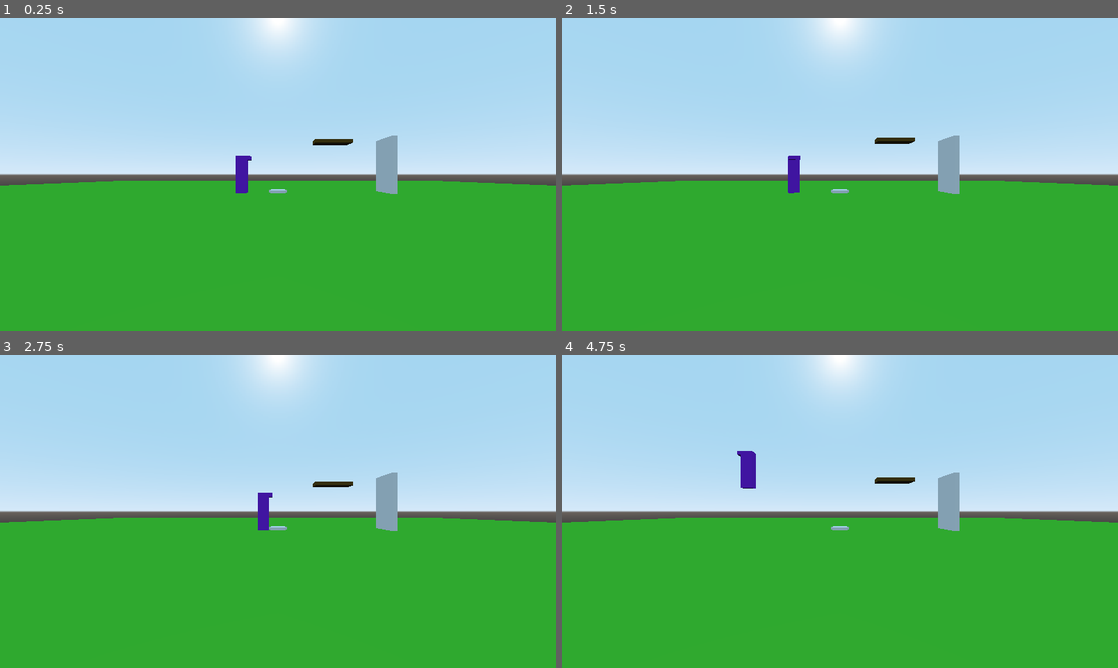
Above: before the commit, frames 1-4 (two rows, left to right).
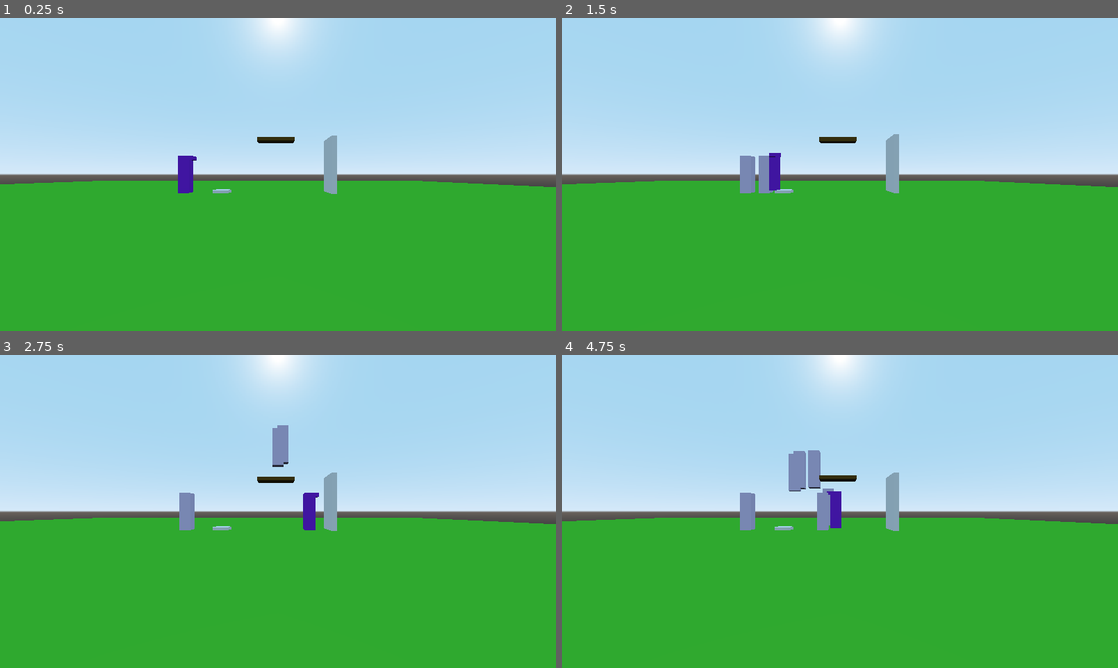
Above: after the commit, the same moments.

Repository: dsaltares/ludumdare-47
Game: Godot game, scene res://JayPlayground.tscn
The game is run twice, just before and just after one commit, with the same random seed, the same clock (stepped at 60 frames per second) and the same inputs. This scene is started directly instead of the project's main scene.
Inputs:
- Up to frame 1 (0.25 s): no input
- Up to frame 2 (1.5 s): hold D (move_right) 0.53-1.28 s; tap N (new_run) at 0.6, 1.35 s; tap Space (jump) at 0.77 s; hold A (move_left) from 1.28 s (still down)
- Up to frame 3 (2.75 s): tap Space (jump) at 1.52 s; release A (move_left) at 2.03 s; hold D (move_right) from 2.03 s (still down); tap N (new_run) at 2.1 s
- Up to frame 4 (4.75 s): tap N (new_run) at 2.85, 3.6, 4.35 s; tap Space (jump) at 3.02, 3.77, 4.52 s; release D (move_right) at 3.53 s; hold A (move_left) from 3.53 s (still down)

The runs differ from the first frame. In frame 1, 2.2% of the frame differs, in the area x 0-100%, y 37-57%; in frame 2, 2.6%; in frame 3, 2.8%; in frame 4, 3.4%, in the area x 0-100%, y 30-57%.
Error before the commit: Attempt to call function 'add_child' in base 'null instance' on a null instance. (res://DavidPlayground.gd:10)

Commit message:
fix moving platform and add collisions with ghosts

Diff:
--- a/game/Environment/Door.tscn
+++ b/game/Environment/Door.tscn
@@ -22,8 +22,8 @@
 }
 
 [node name="Door" type="StaticBody"]
-collision_layer = 3
-collision_mask = 3
+collision_layer = 7
+collision_mask = 7
 script = ExtResource( 1 )
 
 [node name="CollisionShape" type="CollisionShape" parent="."]
--- /dev/null
+++ b/game/Environment/Key.gd
@@ -0,0 +1,22 @@
+extends Spatial
+
+signal key_obtained
+
+# Declare member variables here. Examples:
+# var a = 2
+# var b = "text"
+
+
+# Called when the node enters the scene tree for the first time.
+func _ready():
+	pass # Replace with function body.
+
+
+# Called every frame. 'delta' is the elapsed time since the previous frame.
+#func _process(delta):
+#	pass
+
+
+func _on_body_entered(body):
+	emit_signal("key_obtained")
+	queue_free()
--- /dev/null
+++ b/game/Environment/Key.tscn
@@ -0,0 +1,23 @@
+[gd_scene load_steps=4 format=2]
+
+[ext_resource path="res://Environment/Key.gd" type="Script" id=1]
+
+[sub_resource type="SphereShape" id=1]
+
+[sub_resource type="SphereMesh" id=2]
+
+[node name="Key" type="Spatial"]
+script = ExtResource( 1 )
+
+[node name="Area" type="Area" parent="."]
+transform = Transform( 0.25, 0, 0, 0, 0.25, 0, 0, 0, 0.25, 0, 0, 0 )
+collision_layer = 6
+collision_mask = 6
+
+[node name="CollisionShape" type="CollisionShape" parent="Area"]
+shape = SubResource( 1 )
+
+[node name="MeshInstance" type="MeshInstance" parent="Area/CollisionShape"]
+mesh = SubResource( 2 )
+material/0 = null
+[connection signal="body_entered" from="Area" to="." method="_on_body_entered"]
--- a/game/Environment/MovingPlatform.gd
+++ b/game/Environment/MovingPlatform.gd
@@ -3,6 +3,7 @@
 export var idle_duration := 1.0
 export var move_to := Vector3.RIGHT * 3
 export var time := 2.0
+export var connected_to_button = false
 
 onready var tween := $Tween
 
@@ -34,7 +35,7 @@
 		idle_duration + time
 	)
 
-	if !is_connected("pressure_plate_activated", self, "_on_pressure_plate_activated"):
+	if !connected_to_button:
 		tween.start()
 
 func _physics_process(delta: float) -> void:
--- a/game/Environment/PressurePlate.tscn
+++ b/game/Environment/PressurePlate.tscn
@@ -42,8 +42,8 @@
 
 [node name="Area" type="Area" parent="."]
 transform = Transform( 1, 0, 0, 0, 1, 0, 0, 0, 1, 0, 0.325, 0 )
-collision_layer = 2
-collision_mask = 2
+collision_layer = 6
+collision_mask = 6
 
 [node name="CollisionShape" type="CollisionShape" parent="Area"]
 transform = Transform( 1, 0, 0, 0, 1, 0, 0, 0, 1, 0, -0.075, 0 )
--- a/game/JayPlayground.tscn
+++ b/game/JayPlayground.tscn
@@ -25,12 +25,15 @@
 transform = Transform( 1, 0, 0, 0, 1, 0, 0, 0, 1, 3, 3, 0 )
 idle_duration = 0.0
 move_to = Vector3( 0, -2, 0 )
+connected_to_button = true
 
 [node name="Player" parent="." instance=ExtResource( 2 )]
 transform = Transform( 1, 0, 0, 0, 1, 0, 0, 0, 1, -2, 0.1, 0 )
 
 [node name="Camera" type="Camera" parent="."]
-transform = Transform( 1, 0, 0, 0, 1, 0, 0, 0, 1, 0, 1.10143, 12.4153 )
+transform = Transform( 1, 0, 0, 0, 1, 0, 0, 0, 1, 3.11858, 1.10143, 12.4153 )
+
+[node name="Ghosts" type="Spatial" parent="."]
 [connection signal="pressure_plate_activated" from="Environment/PressurePlate" to="Environment/Door" method="_on_pressure_plate_activated"]
 [connection signal="pressure_plate_activated" from="Environment/PressurePlate" to="Environment/Platform" method="_on_pressure_plate_activated"]
 [connection signal="pressure_plate_deactivated" from="Environment/PressurePlate" to="Environment/Door" method="_on_pressure_plate_deactivated"]
